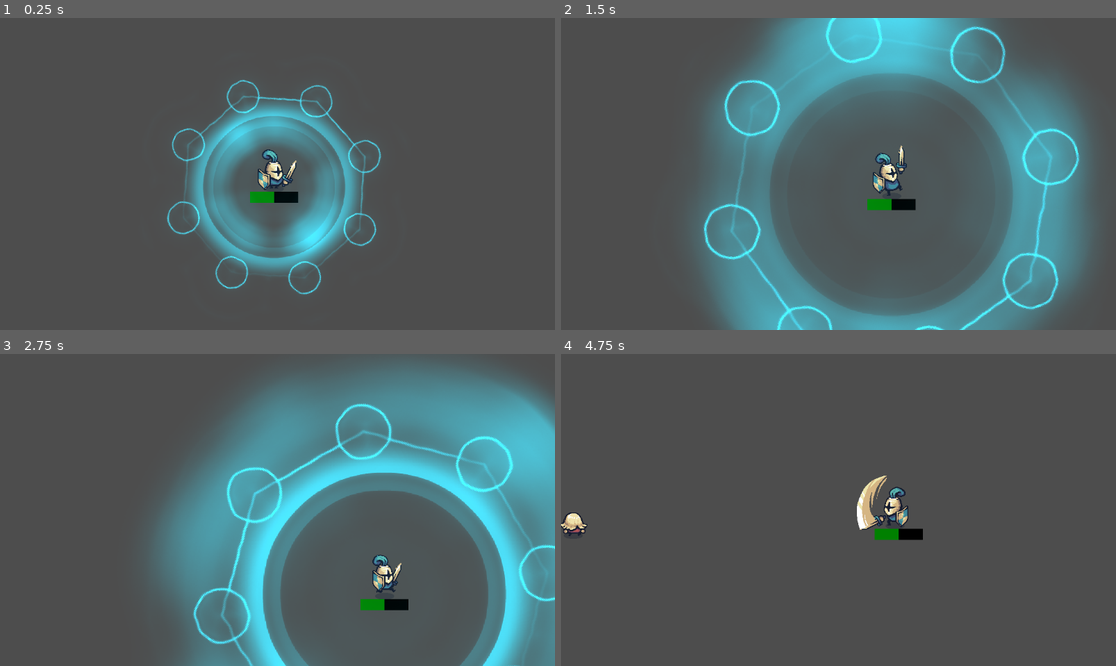
Above: before the commit, frames 1-4 (two rows, left to right).
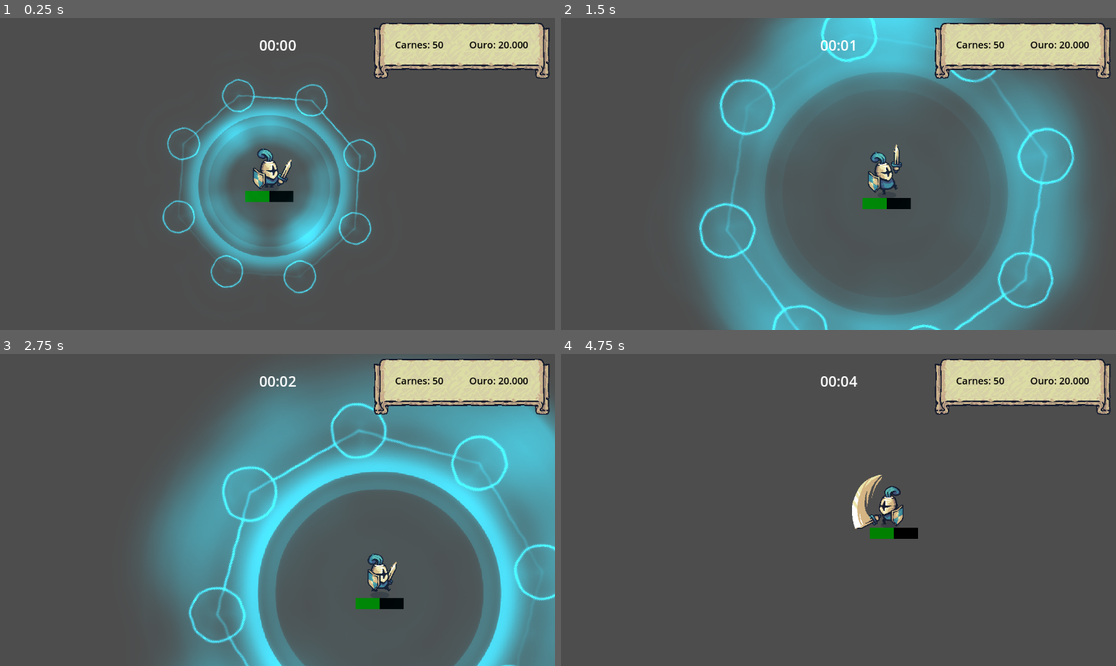
Above: after the commit, the same moments.

Repository: PabloValentin94/Knight_Game
Game: Godot game, scene res://unitary_tests/test_ui.tscn
Two runs of this game, one before a commit and one after it. Both use one fixed random seed, a clock stepped at 60 frames per second and the inputs below. Before the commit the project starts from res://unitary_tests/test_mob_spawner.tscn.
Inputs:
- Up to frame 1 (0.25 s): no input
- Up to frame 2 (1.5 s): hold D (Move_to_Right) 0.53-1.28 s; tap E (Attack) at 0.6, 1.35 s; hold S (Move_to_Down) from 1.28 s (still down)
- Up to frame 3 (2.75 s): release S (Move_to_Down) at 2.03 s; hold D (Move_to_Right) from 2.03 s (still down); tap E (Attack) at 2.1 s
- Up to frame 4 (4.75 s): release D (Move_to_Right) at 2.78 s; hold W (Move_to_Up) 2.78-3.53 s; tap E (Attack) at 2.85, 3.6, 4.35 s; hold A (Move_to_Left) from 3.53 s (still down)

The runs differ from the first frame. In frame 1, 11% of the frame differs, in the area x 29-99%, y 1-89%; in frame 2, 11%; in frame 3, 12%, in the area x 33-100%, y 1-100%; in frame 4, 6.3%.

Commit message:
Adicionando um temporizador a interface de usuário.

Diff:
--- a/project.godot
+++ b/project.godot
@@ -11,7 +11,7 @@
 [application]
 
 config/name="Knight_Game"
-run/main_scene="res://unitary_tests/test_mob_spawner.tscn"
+run/main_scene="res://unitary_tests/test_ui.tscn"
 config/features=PackedStringArray("4.2", "Forward Plus")
 config/icon="res://icon.svg"
 
--- /dev/null
+++ b/ui/ui.gd
@@ -0,0 +1,27 @@
+extends CanvasLayer
+
+@onready var temporizador: Label = %Temporizador
+
+var tempo_segundos_nao_arredondado: float = 0
+
+func _process(delta: float) -> void:
+
+	tempo_segundos_nao_arredondado += delta
+
+	# Arredondando o tempo, em formato decimal, para o inteiro
+	# anterior mais próximo.
+
+	var tempo_segundos_arredondado: int = floori(tempo_segundos_nao_arredondado)
+
+	# Obtendo os minutos (Aparentemente, o arredondamento ocorre de
+	# forma automática.).
+
+	var minutos: int = tempo_segundos_arredondado / 60
+
+	# Obtendo os segundos (Resto).
+
+	var segundos: int = tempo_segundos_arredondado % 60
+
+	# Definindo uma propriedade de texto com um valor formatado.
+
+	temporizador.text = "%02d:%02d" % [minutos, segundos]
--- /dev/null
+++ b/ui/ui.tscn
@@ -0,0 +1,79 @@
+[gd_scene load_steps=6 format=3 uid="uid://snihbqh4sbl3"]
+
+[ext_resource type="Script" path="res://ui/ui.gd" id="1_1ro6i"]
+[ext_resource type="Texture2D" uid="uid://5ihmkouv1k68" path="res://assets/addons/Tiny_Swords/UI/Banners/Banner_Horizontal.png" id="1_bb1tw"]
+
+[sub_resource type="LabelSettings" id="LabelSettings_tks44"]
+font_size = 30
+
+[sub_resource type="StyleBoxTexture" id="StyleBoxTexture_wsd5j"]
+texture = ExtResource("1_bb1tw")
+texture_margin_left = 96.0
+texture_margin_top = 80.0
+texture_margin_right = 96.0
+texture_margin_bottom = 112.0
+axis_stretch_horizontal = 1
+axis_stretch_vertical = 1
+region_rect = Rect2(32, 48, 128, 128)
+
+[sub_resource type="LabelSettings" id="LabelSettings_km4ht"]
+font_size = 20
+font_color = Color(0, 0, 0, 1)
+
+[node name="UI" type="CanvasLayer"]
+script = ExtResource("1_1ro6i")
+
+[node name="Temporizador" type="Label" parent="."]
+unique_name_in_owner = true
+anchors_preset = 5
+anchor_left = 0.5
+anchor_right = 0.5
+offset_left = -38.0
+offset_top = 35.0
+offset_right = 38.0
+offset_bottom = 77.0
+grow_horizontal = 2
+text = "00:00"
+label_settings = SubResource("LabelSettings_tks44")
+horizontal_alignment = 1
+vertical_alignment = 1
+
+[node name="Dados" type="Panel" parent="."]
+anchors_preset = 1
+anchor_left = 1.0
+anchor_right = 1.0
+offset_left = -377.0
+offset_top = 10.0
+offset_right = -10.0
+offset_bottom = 132.0
+grow_horizontal = 0
+theme_override_styles/panel = SubResource("StyleBoxTexture_wsd5j")
+
+[node name="Carne" type="Label" parent="Dados"]
+layout_mode = 1
+anchors_preset = 4
+anchor_top = 0.5
+anchor_bottom = 0.5
+offset_left = 45.0
+offset_top = -30.0
+offset_right = 146.0
+offset_bottom = -2.0
+grow_vertical = 2
+text = "Carnes: 50"
+label_settings = SubResource("LabelSettings_km4ht")
+
+[node name="Ouro" type="Label" parent="Dados"]
+layout_mode = 1
+anchors_preset = 6
+anchor_left = 1.0
+anchor_top = 0.5
+anchor_right = 1.0
+anchor_bottom = 0.5
+offset_left = -168.0
+offset_top = -30.0
+offset_right = -45.0
+offset_bottom = -2.0
+grow_horizontal = 0
+grow_vertical = 2
+text = "Ouro: 20.000"
+label_settings = SubResource("LabelSettings_km4ht")
--- a/unitary_tests/test_ui.tscn
+++ b/unitary_tests/test_ui.tscn
@@ -1,65 +1,11 @@
-[gd_scene load_steps=5 format=3 uid="uid://beadkq6qye4hr"]
+[gd_scene load_steps=3 format=3 uid="uid://beadkq6qye4hr"]
 
 [ext_resource type="PackedScene" uid="uid://btens1gyc5qlx" path="res://objects/player/player.tscn" id="1_4w2mj"]
-[ext_resource type="Texture2D" uid="uid://5ihmkouv1k68" path="res://assets/addons/Tiny_Swords/UI/Banners/Banner_Horizontal.png" id="2_s58hk"]
-
-[sub_resource type="StyleBoxTexture" id="StyleBoxTexture_wsd5j"]
-texture = ExtResource("2_s58hk")
-texture_margin_left = 96.0
-texture_margin_top = 80.0
-texture_margin_right = 96.0
-texture_margin_bottom = 112.0
-axis_stretch_horizontal = 1
-axis_stretch_vertical = 1
-region_rect = Rect2(32, 48, 128, 128)
-
-[sub_resource type="LabelSettings" id="LabelSettings_km4ht"]
-font_size = 20
-font_color = Color(0, 0, 0, 1)
+[ext_resource type="PackedScene" uid="uid://snihbqh4sbl3" path="res://ui/ui.tscn" id="2_phuyy"]
 
 [node name="TestUi" type="Node2D"]
 
 [node name="Player" parent="." instance=ExtResource("1_4w2mj")]
 position = Vector2(559, 349)
 
-[node name="UI" type="CanvasLayer" parent="."]
-
-[node name="Dados" type="Panel" parent="UI"]
-anchors_preset = 1
-anchor_left = 1.0
-anchor_right = 1.0
-offset_left = -377.0
-offset_top = 10.0
-offset_right = -10.0
-offset_bottom = 132.0
-grow_horizontal = 0
-theme_override_styles/panel = SubResource("StyleBoxTexture_wsd5j")
-
-[node name="Carne" type="Label" parent="UI/Dados"]
-layout_mode = 1
-anchors_preset = 4
-anchor_top = 0.5
-anchor_bottom = 0.5
-offset_left = 45.0
-offset_top = -30.0
-offset_right = 146.0
-offset_bottom = -2.0
-grow_vertical = 2
-text = "Carnes: 50"
-label_settings = SubResource("LabelSettings_km4ht")
-
-[node name="Ouro" type="Label" parent="UI/Dados"]
-layout_mode = 1
-anchors_preset = 6
-anchor_left = 1.0
-anchor_top = 0.5
-anchor_right = 1.0
-anchor_bottom = 0.5
-offset_left = -168.0
-offset_top = -30.0
-offset_right = -45.0
-offset_bottom = -2.0
-grow_horizontal = 0
-grow_vertical = 2
-text = "Ouro: 20.000"
-label_settings = SubResource("LabelSettings_km4ht")
+[node name="UI" parent="." instance=ExtResource("2_phuyy")]
